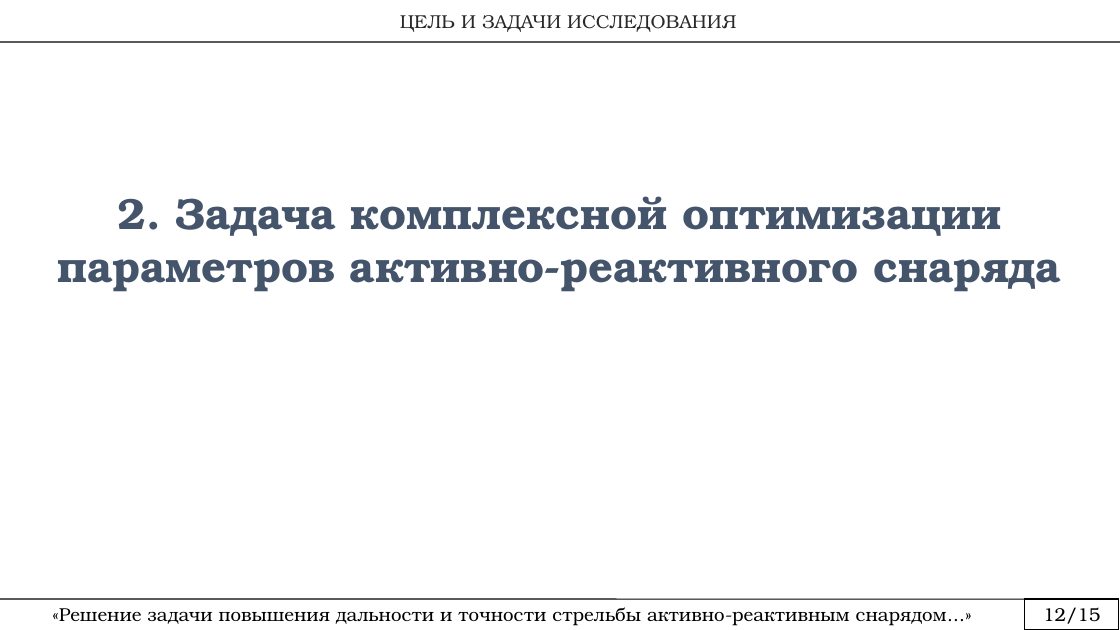
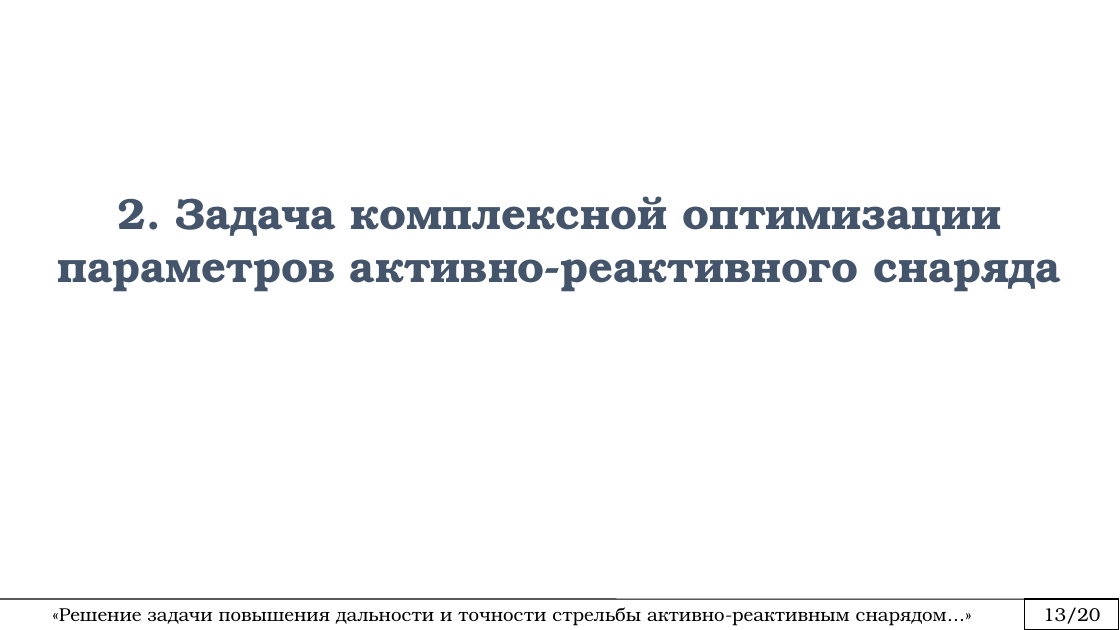
Before and after one commit to rustam-mansurov/cats, a slide deck: slide 13 of Аспирантура/Новье/План диссертации.pptx. Drawn at 1120x630 pixels with LibreOffice and Linux fonts; fonts in the diff are those of the drawing. Boxes give left, top, right and bottom in pixels: in the first picture for what was removed or moved away, otherwise in the second. Text is boxed around its words. In the diff, an @@ line names an element or a change of style, - is before the commit and + after.

```diff
--- a/Аспирантура/Новье/План диссертации.pptx
+++ b/Аспирантура/Новье/План диссертации.pptx
@@ text removed at <box>400,15,736,32</box> @@
-ЦЕЛЬ И ЗАДАЧИ ИССЛЕДОВАНИЯ
@@ line removed from (0, 43) to (1120, 43) @@
@@ text at <box>1043,607,1100,624</box>: text changed @@
-12/15
+13/20
```
Also in this commit, not shown: 17 other slides changed, 1 slide added, 3 slides removed.
